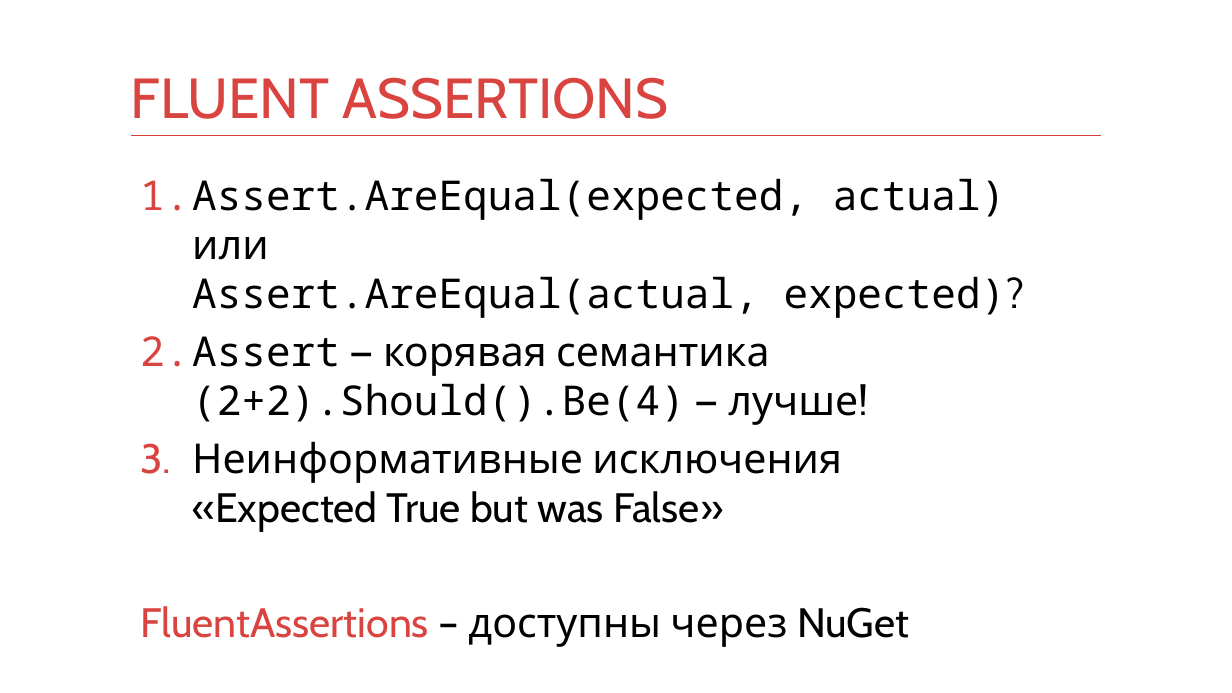
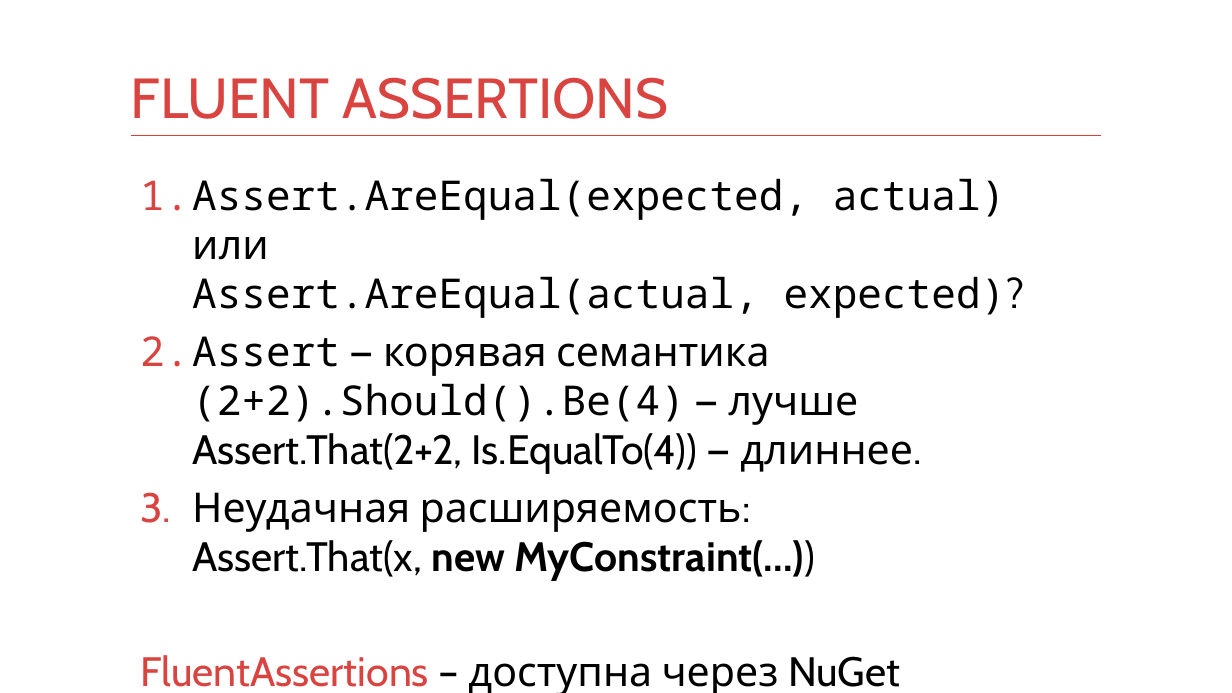
Before and after one commit to kontur-courses/testing, a slide deck: slide 15 of testing.pptx. Drawn at 1232x693 pixels with LibreOffice and Linux fonts; fonts in the diff are those of the drawing. Boxes give left, top, right and bottom in pixels: in the first picture for what was removed or moved away, otherwise in the second. Text is boxed around its words. In the diff, an @@ line names an element or a change of style, - is before the commit and + after.

```diff
--- a/testing.pptx
+++ b/testing.pptx
@@ text at (140,336,913,693): text changed @@
-2. Assert — корявая семантика
-   (2+2).Should().Be(4) — лучше!
-3. Неинформативные исключения
-   «Expected True but was False»
-FluentAssertions – доступны через NuGet
+2. Assert — корявая семантика
+   (2+2).Should().Be(4) — лучше
+   Assert.That(2+2, Is.EqualTo(4)) — длиннее.
+3. Неудачная расширяемость:
+   Assert.That(x, new MyConstraint(...))
+FluentAssertions – доступна через NuGet
```
Also in this commit, not shown: 5 other slides changed, 1 slide added, 9 other files.
